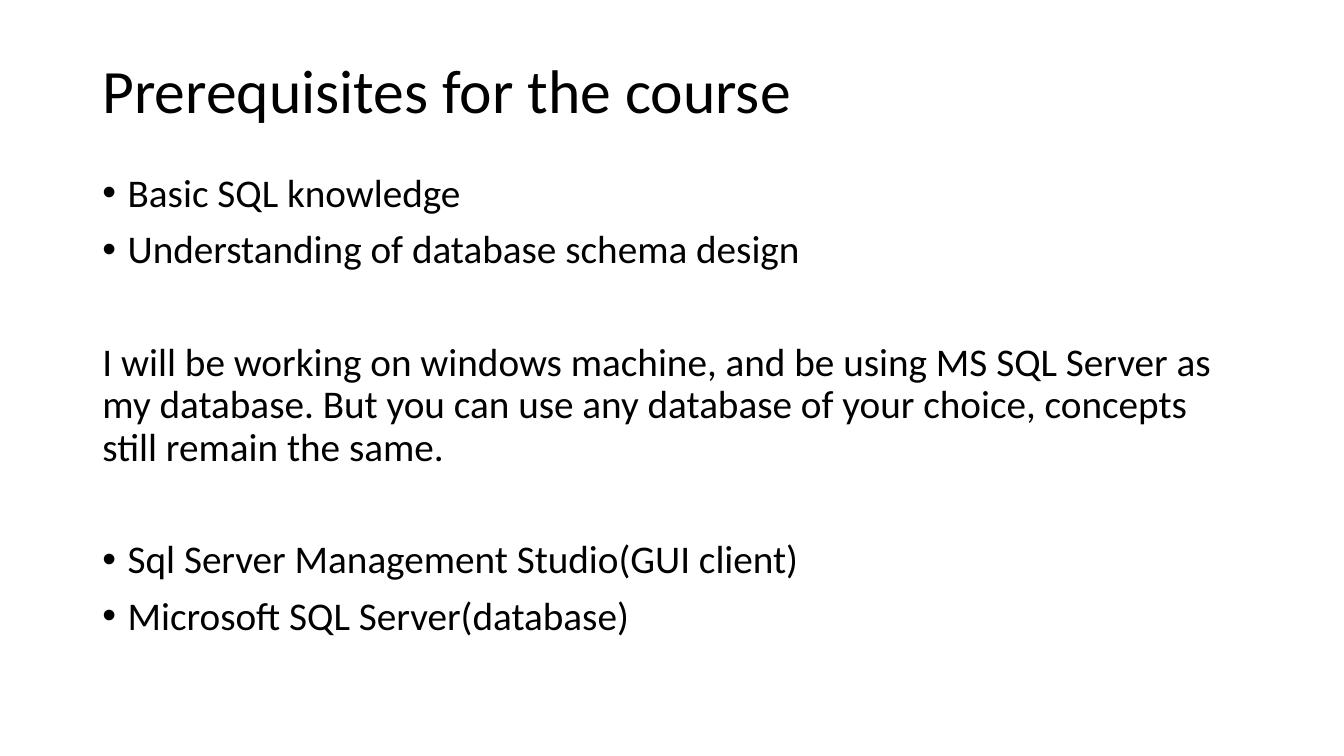
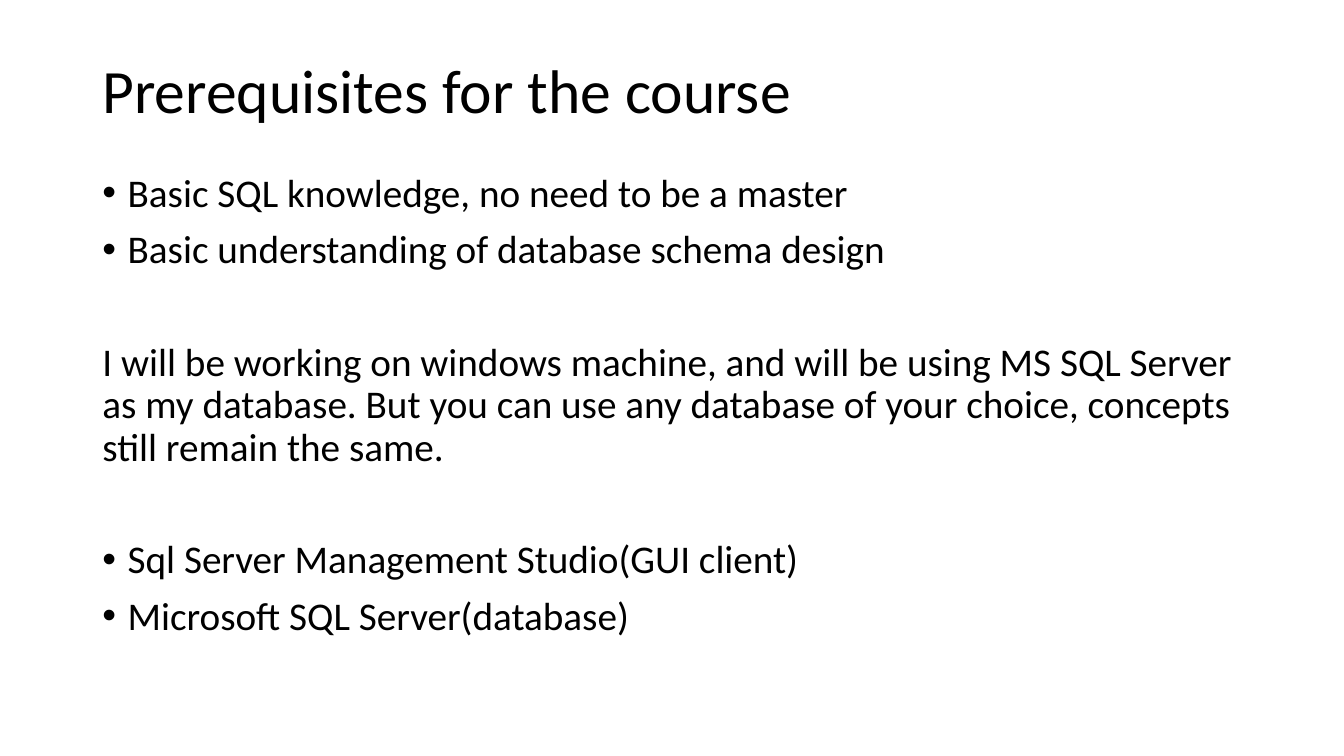
Before and after one commit to KaustubhSathe/sql-challenges, a slide deck: slide 2 of 1. Introduction/Introduction.pptx. Drawn at 1344x756 pixels with LibreOffice and Linux fonts; fonts in the diff are those of the drawing. Boxes give left, top, right and bottom in pixels: in the first picture for what was removed or moved away, otherwise in the second. Text is boxed around its words. In the diff, an @@ line names an element or a change of style, - is before the commit and + after.

```diff
--- a/1. Introduction/Introduction.pptx
+++ b/1. Introduction/Introduction.pptx
@@ text at [102,179,1232,462]: text changed @@
-• Basic SQL knowledge
-• Understanding of database schema design
-I will be working on windows machine, and be using MS SQL Server as my database. But you can use any database of your choice, concepts still remain the same.
+• Basic SQL knowledge, no need to be a master
+• Basic understanding of database schema design
+I will be working on windows machine, and will be using MS SQL Server as my database. But you can use any database of your choice, concepts still remain the same.
```
Also in this commit, not shown: 2 other slides changed, 1 slide added, 1 other file.
